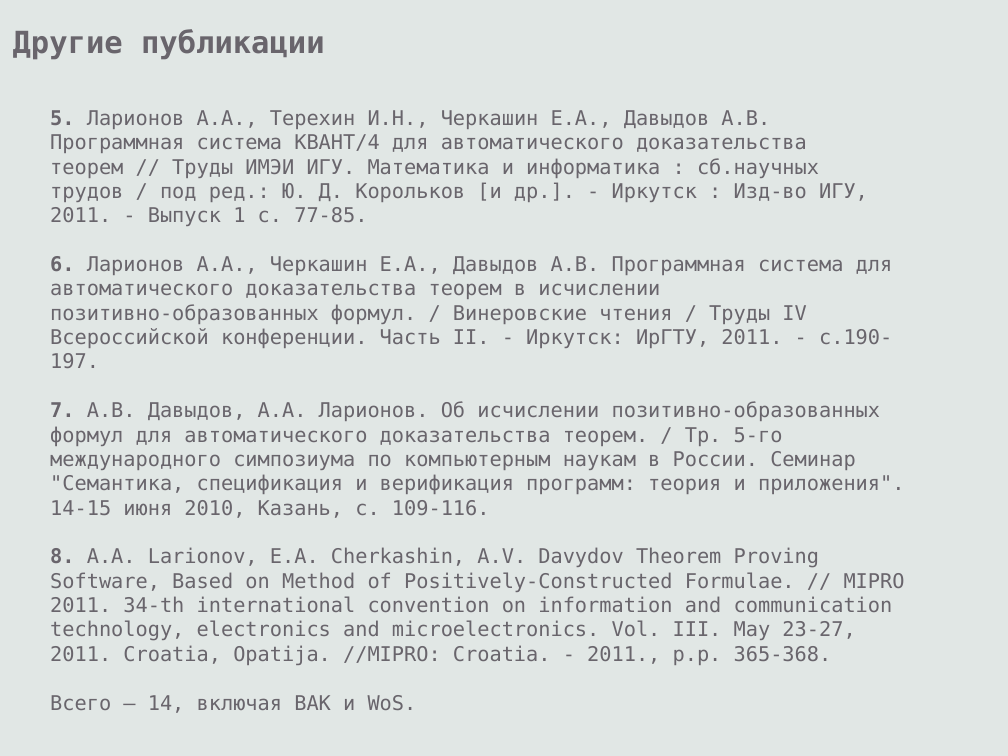
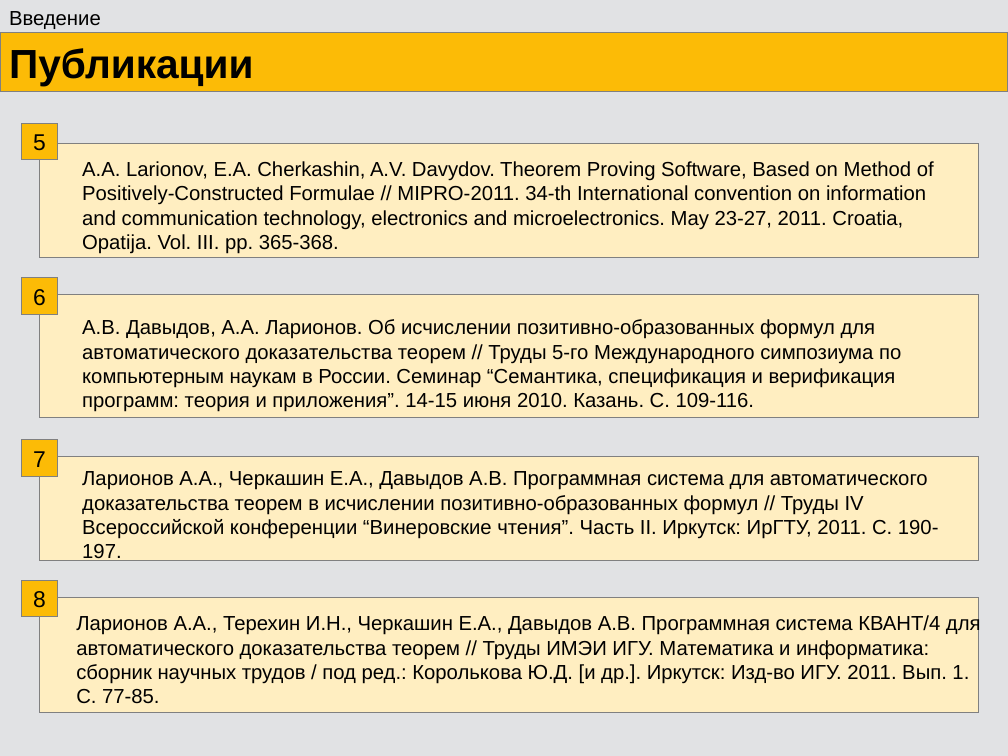
Before and after one commit to eugeneai/prisnif, a slide deck: slide 12 of brick/pres/pacman.odp (slide 14 before the commit). Drawn at 1008x756 pixels with LibreOffice and Linux fonts; fonts in the diff are those of the drawing. Boxes give left, top, right and bottom in pixels: in the first picture for what was removed or moved away, otherwise in the second. Text is boxed around its words. In the diff, an @@ line names an element or a change of style, - is before the commit and + after.

```diff
--- a/brick/pres/pacman.odp
+++ b/brick/pres/pacman.odp
@@ background #E1E7E5 to #E1E2E4 @@
@@ text added at box(9, 11, 101, 29), 16 pt, text #000000 @@
+Введение
@@ rectangle "Публикации": place and size @@
-rectangle "Публикации" at box(13, 29, 325, 59)
+rectangle "Публикации" at box(0, 32, 1008, 91)
@@ rectangle "Публикации" at box(0, 32, 1008, 91): vertical alignment top to middle; fill none to #FCBB06; outline none to #808080 0 pt @@
@@ text in rectangle at box(9, 48, 254, 85): text changed; size 24 to 32 pt; font DejaVu Sans Mono to Arial; text colour #69656C to #000000 @@
-Другие публикации
+Публикации
@@ text removed at box(50, 110, 905, 713) @@
-5. Ларионов А.А., Терехин И.Н., Черкашин Е.А., Давыдов А.В.
-Программная система КВАНТ/4 для автоматического доказательства теорем // Труды ИМЭИ ИГУ. Математика и информатика : сб.научных трудов / под ред.: Ю. Д. Корольков [и др.]. - Иркутск : Изд-во ИГУ, 2011. - Выпуск 1 с. 77-85.
-6. Ларионов А.А., Черкашин Е.А., Давыдов А.В. Программная система для автоматического доказательства теорем в исчислении
-позитивно-образованных формул. / Винеровские чтения / Труды IV
-Всероссийской конференции. Часть II. - Иркутск: ИрГТУ, 2011. - с.190-197.
-7. А.В. Давыдов, А.А. Ларионов. Об исчислении позитивно-образованных формул для автоматического доказательства теорем. / Тр. 5-го международного симпозиума по компьютерным наукам в России. Семинар "Семантика, спецификация и верификация программ: теория и приложения". 14-15 июня 2010, Казань, с. 109-116.
-8. A.A. Larionov, E.A. Cherkashin, A.V. Davydov Theorem Proving
-Software, Based on Method of Positively-Constructed Formulae. // MIPRO 2011. 34-th international convention on information and communication technology, electronics and microelectronics. Vol. III. May 23-27, 2011. Croatia, Opatija. //MIPRO: Croatia. - 2011., p.p. 365-368.
-Всего – 14, включая ВАК и WoS.
@@ rectangle added at box(21, 123, 58, 160), fill #FCBB06, outline #808080 0 pt, 18 pt, text #000000 @@
+5
@@ rectangle added at box(39, 144, 979, 258), fill #FFEEC1, outline #808080 0 pt @@
@@ text added at box(82, 161, 934, 254), 16 pt, text #000000 @@
+A.A. Larionov, E.A. Cherkashin, A.V. Davydov. Theorem Proving Software, Based on Method of Positively-Constructed Formulae // MIPRO-2011. 34-th International convention on information and communication technology, electronics and microelectronics. May 23-27, 2011. Croatia, Opatija. Vol. III. pp. 365-368.
@@ rectangle added at box(21, 278, 58, 315), fill #FCBB06, outline #808080 0 pt, 18 pt, text #000000 @@
+6
@@ rectangle added at box(39, 295, 979, 418), fill #FFEEC1, outline #808080 0 pt @@
@@ text added at box(82, 319, 901, 412), 16 pt, text #000000 @@
+А.В. Давыдов, А.А. Ларионов. Об исчислении позитивно-образованных формул для автоматического доказательства теорем // Труды 5-го Международного симпозиума по компьютерным наукам в России. Семинар “Семантика, спецификация и верификация программ: теория и приложения”. 14-15 июня 2010. Казань. С. 109-116.
@@ rectangle added at box(21, 440, 58, 477), fill #FCBB06, outline #808080 0 pt, 18 pt, text #000000 @@
+7
@@ rectangle added at box(39, 457, 979, 561), fill #FFEEC1, outline #808080 0 pt @@
@@ text added at box(82, 471, 939, 561), 16 pt, text #000000 @@
+Ларионов А.А., Черкашин Е.А., Давыдов А.В. Программная система для автоматического доказательства теорем в исчислении позитивно-образованных формул // Труды IV
+Всероссийской конференции “Винеровские чтения”. Часть II. Иркутск: ИрГТУ, 2011. С. 190-197.
@@ rectangle added at box(21, 581, 58, 617), fill #FCBB06, outline #808080 0 pt, 18 pt, text #000000 @@
+8
@@ rectangle added at box(39, 598, 979, 713), fill #FFEEC1, outline #808080 0 pt @@
@@ text added at box(76, 614, 981, 704), 16 pt, text #000000 @@
+Ларионов А.А., Терехин И.Н., Черкашин Е.А., Давыдов А.В. Программная система КВАНТ/4 для автоматического доказательства теорем // Труды ИМЭИ ИГУ. Математика и информатика: сборник научных трудов / под ред.: Королькова Ю.Д. [и др.]. Иркутск: Изд-во ИГУ. 2011. Вып. 1. С. 77-85.
```
Also in this commit, not shown: 17 other slides changed, 32 slides added, 39 slides removed, 2 other files.
